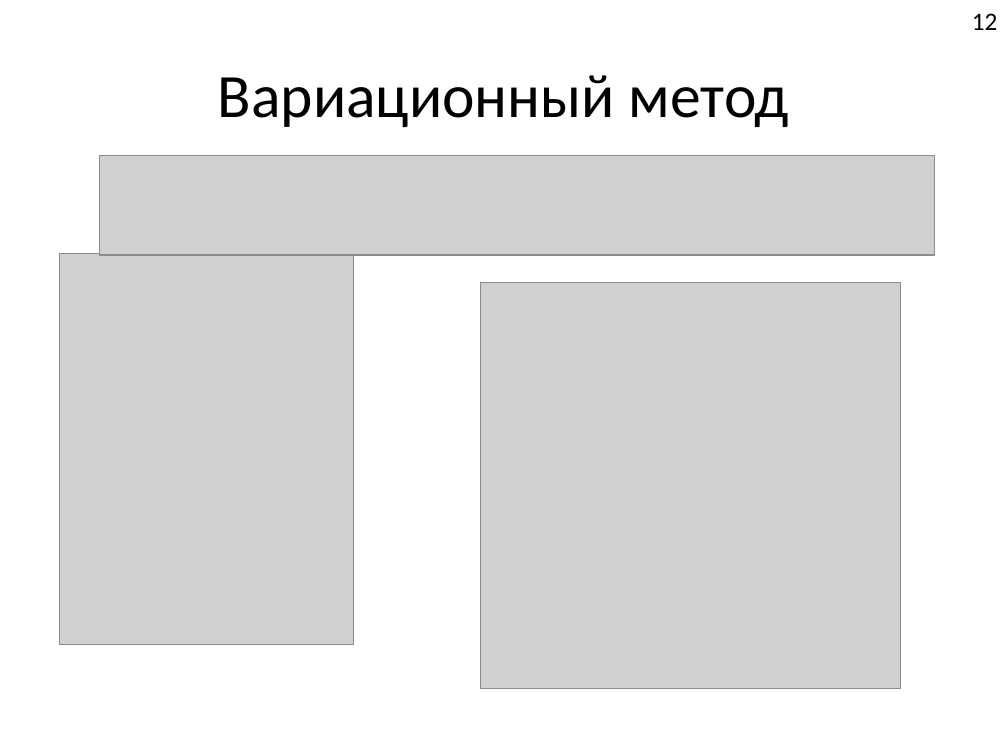
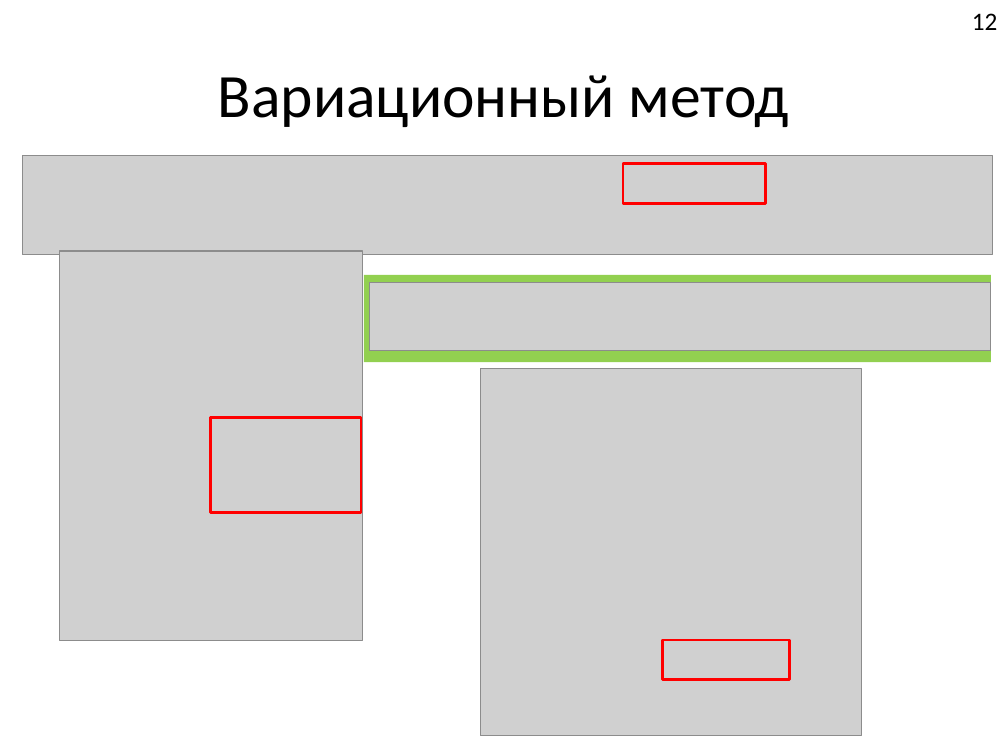
Before and after one commit to FeelUsM/zadrotstvo1, a slide deck: slide 12 of LaTeX-поделки/Системы спинов 1.pptx. Drawn at 1008x756 pixels with LibreOffice and Linux fonts; fonts in the diff are those of the drawing; grey boxes stand for pictures. Boxes give left, top, right and bottom in pixels: in the first picture for what was removed or moved away, otherwise in the second. Text is boxed around its words. In the diff, an @@ line names an element or a change of style, - is before the commit and + after.

```diff
--- a/LaTeX-поделки/Системы спинов 1.pptx
+++ b/LaTeX-поделки/Системы спинов 1.pptx
@@ picture: place and size @@
-picture at (99, 156, 934, 256)
+picture at (22, 156, 992, 255)
@@ rectangle added at (623, 163, 766, 203), outline #FF0000 2 pt @@
@@ picture: place and size @@
-picture at (59, 253, 353, 644)
+picture at (59, 251, 363, 640)
@@ rectangle added at (364, 275, 991, 363), fill #92D050 @@
@@ picture added at (369, 283, 991, 351) @@
@@ picture: place and size @@
-picture at (480, 283, 900, 688)
+picture at (480, 368, 861, 736)
@@ rectangle added at (211, 417, 362, 512), outline #FF0000 2 pt @@
@@ rectangle added at (662, 640, 789, 679), outline #FF0000 2 pt @@
```
Also in this commit, not shown: 12 other slides changed, 25 other files.
